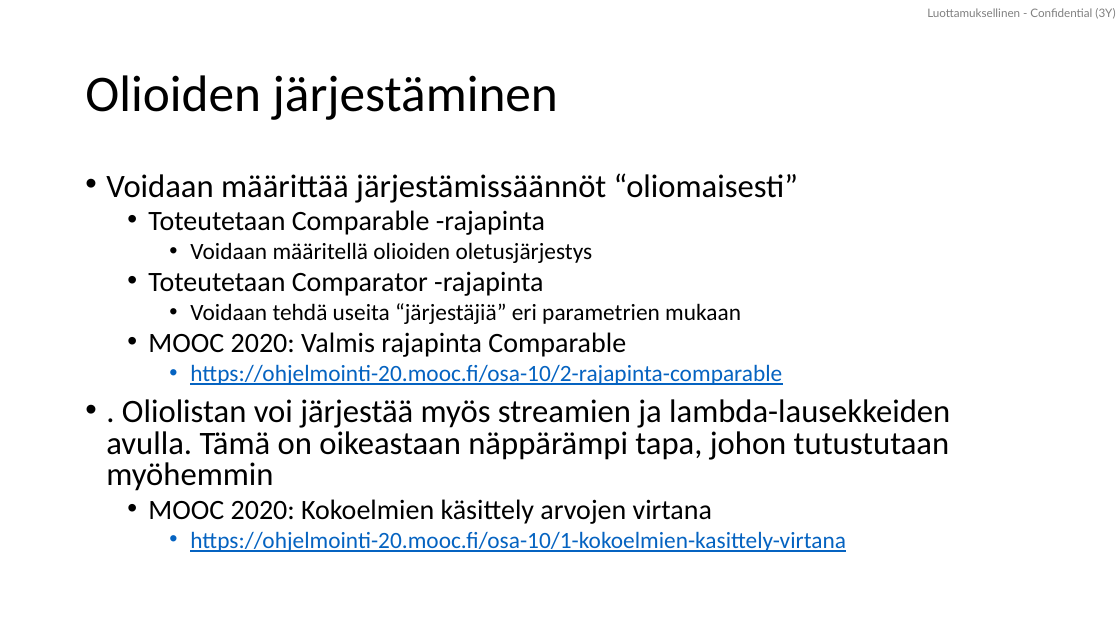
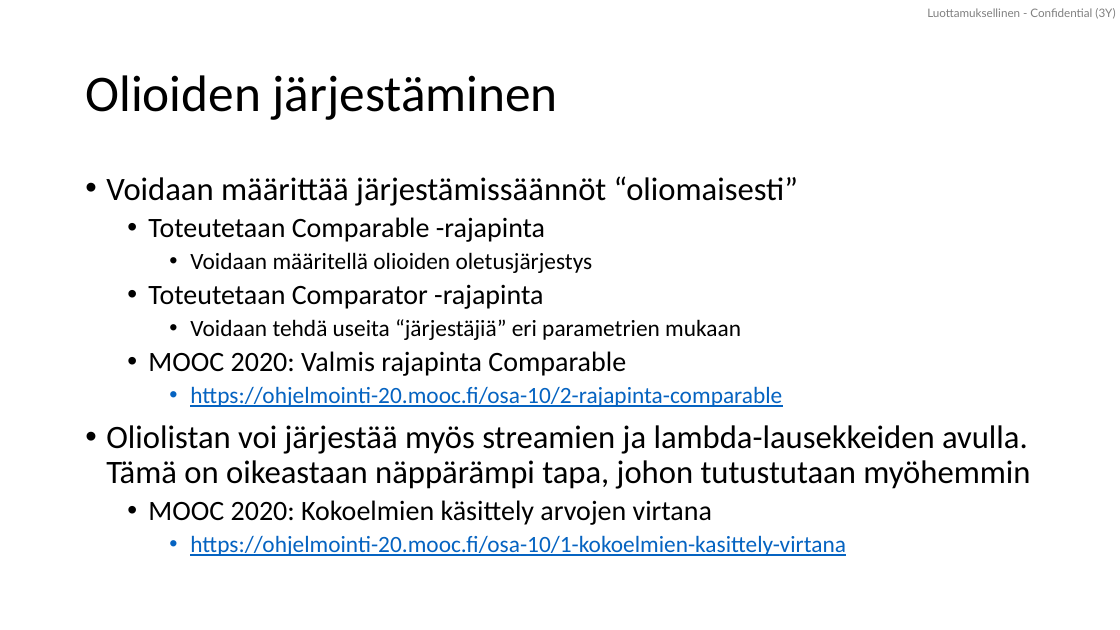
Before and after one commit to lpemake/TrakTite25, a slide deck: slide 90 of Tietorakenteet ja algoritmit TITE25.pptx. Drawn at 1120x630 pixels with LibreOffice and Linux fonts; fonts in the diff are those of the drawing. Boxes give left, top, right and bottom in pixels: in the first picture for what was removed or moved away, otherwise in the second. Text is boxed around its words. In the diff, an @@ line names an element or a change of style, - is before the commit and + after.

```diff
--- a/Tietorakenteet ja algoritmit TITE25.pptx
+++ b/Tietorakenteet ja algoritmit TITE25.pptx
@@ text at (106, 176, 846, 556): line spacing 0.8 to 0.9 @@
@@ text at (106, 425, 1030, 489): text changed @@
-• . Oliolistan voi järjestää myös streamien ja lambda-lausekkeiden avulla. Tämä on oikeastaan näppärämpi tapa, johon tutustutaan myöhemmin
+• Oliolistan voi järjestää myös streamien ja lambda-lausekkeiden avulla. Tämä on oikeastaan näppärämpi tapa, johon tutustutaan myöhemmin
```
Also in this commit, not shown: 2 other slides changed, 7 other files.
